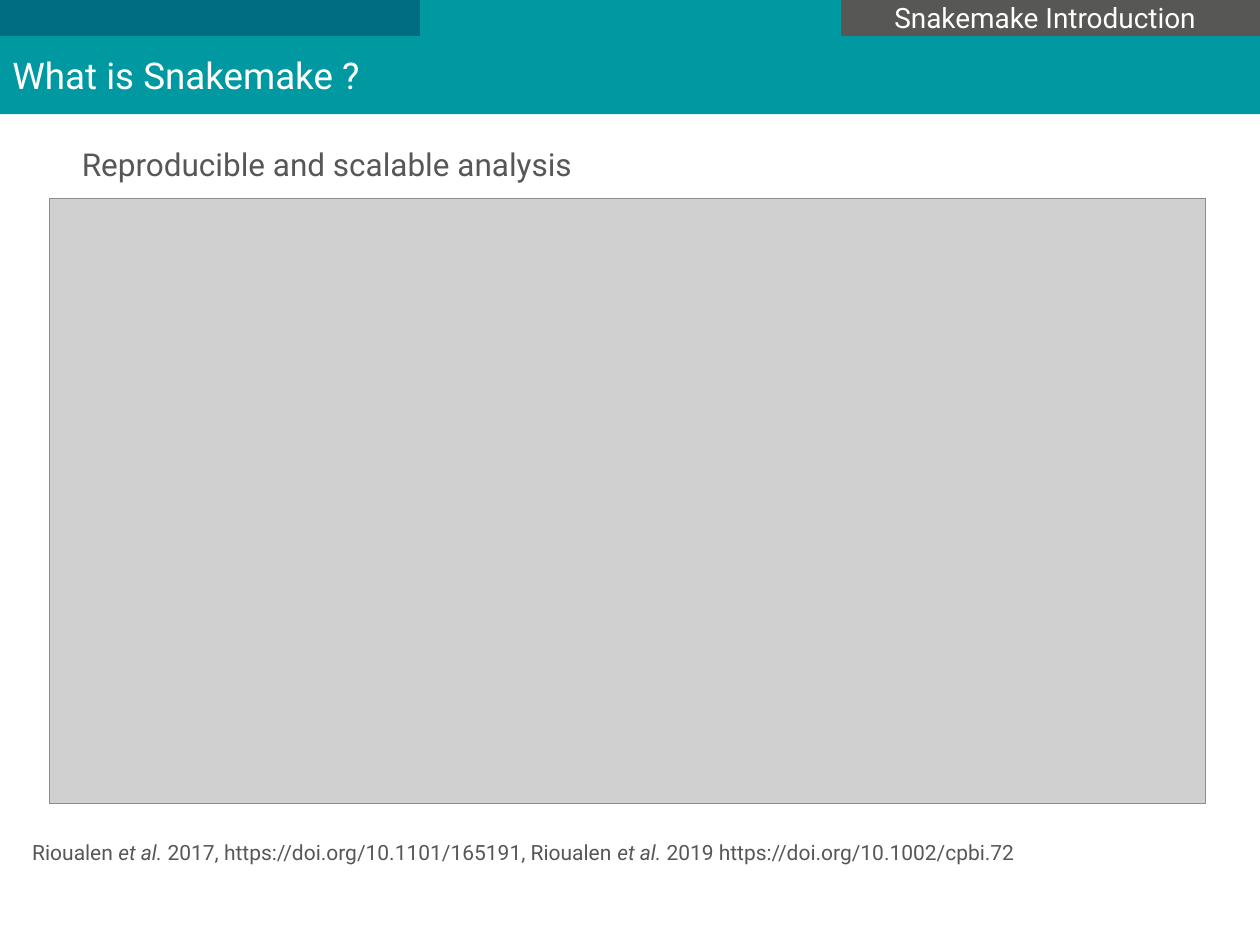
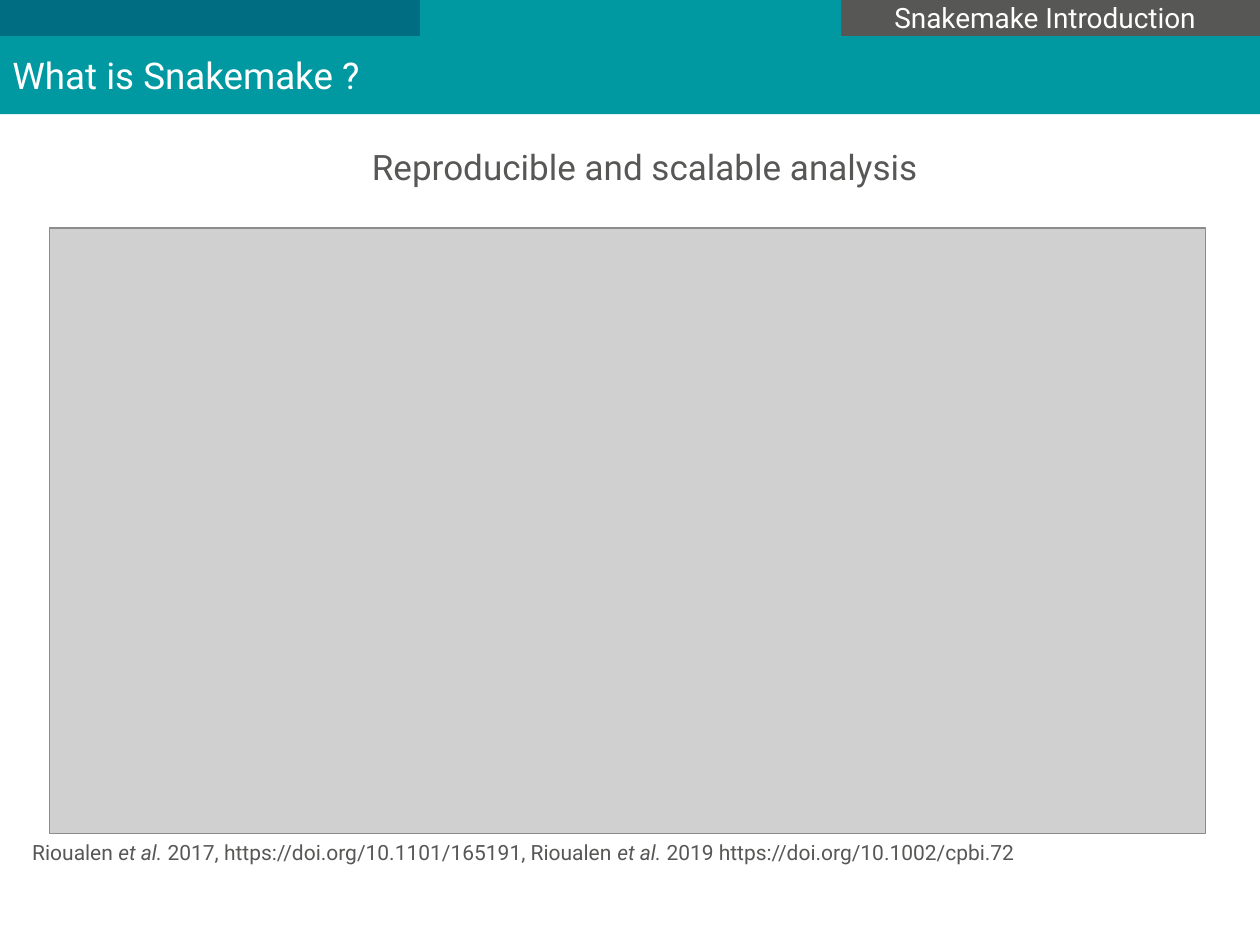
Before and after one commit to mesocentre-clermont-auvergne/formation_fair, a slide deck: slide 9 of fair_workflow/fair_workflow_cours/introduction_snakemake.odp (slide 8 before the commit). Drawn at 1260x945 pixels with LibreOffice and Linux fonts; fonts in the diff are those of the drawing; grey boxes stand for pictures; background and template pictures are left out. Boxes give left, top, right and bottom in pixels: in the first picture for what was removed or moved away, otherwise in the second. Text is boxed around its words. In the diff, an @@ line names an element or a change of style, - is before the commit and + after.

```diff
--- a/fair_workflow/fair_workflow_cours/introduction_snakemake.odp
+++ b/fair_workflow/fair_workflow_cours/introduction_snakemake.odp
@@ text "Reproducible and scalable analysis": place and size @@
-text "Reproducible and scalable analysis" at box(82, 152, 571, 183)
+text "Reproducible and scalable analysis" at box(372, 153, 917, 188)
@@ text "Reproducible and scalable analysis" at box(372, 153, 917, 188): size 18 to 20 pt; alignment left to centre @@
@@ picture: place and size @@
-picture at box(49, 198, 1205, 803)
+picture at box(49, 228, 1205, 833)
```
Also in this commit, not shown: 15 other slides changed, 1 slide added, 18 other files.
